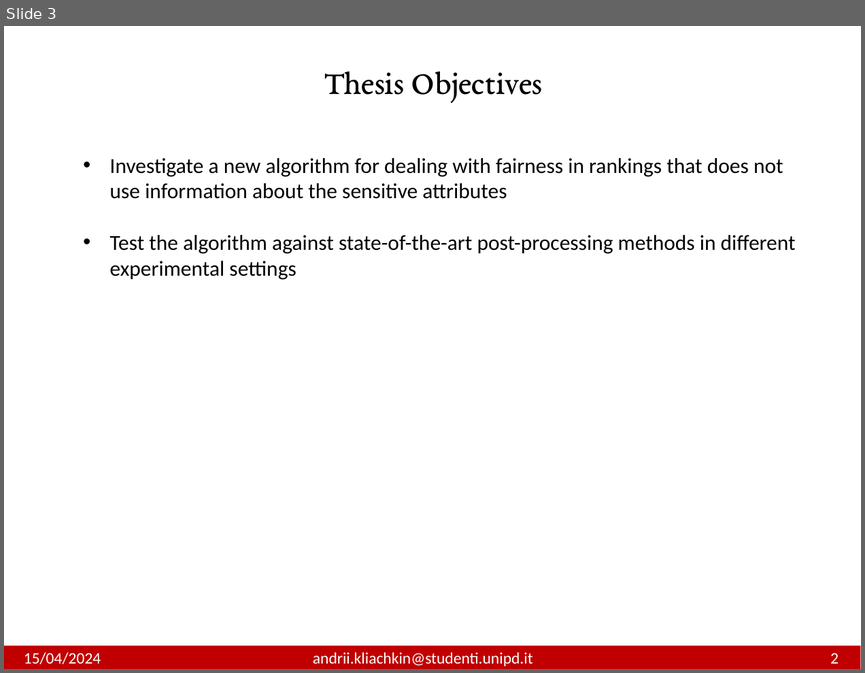
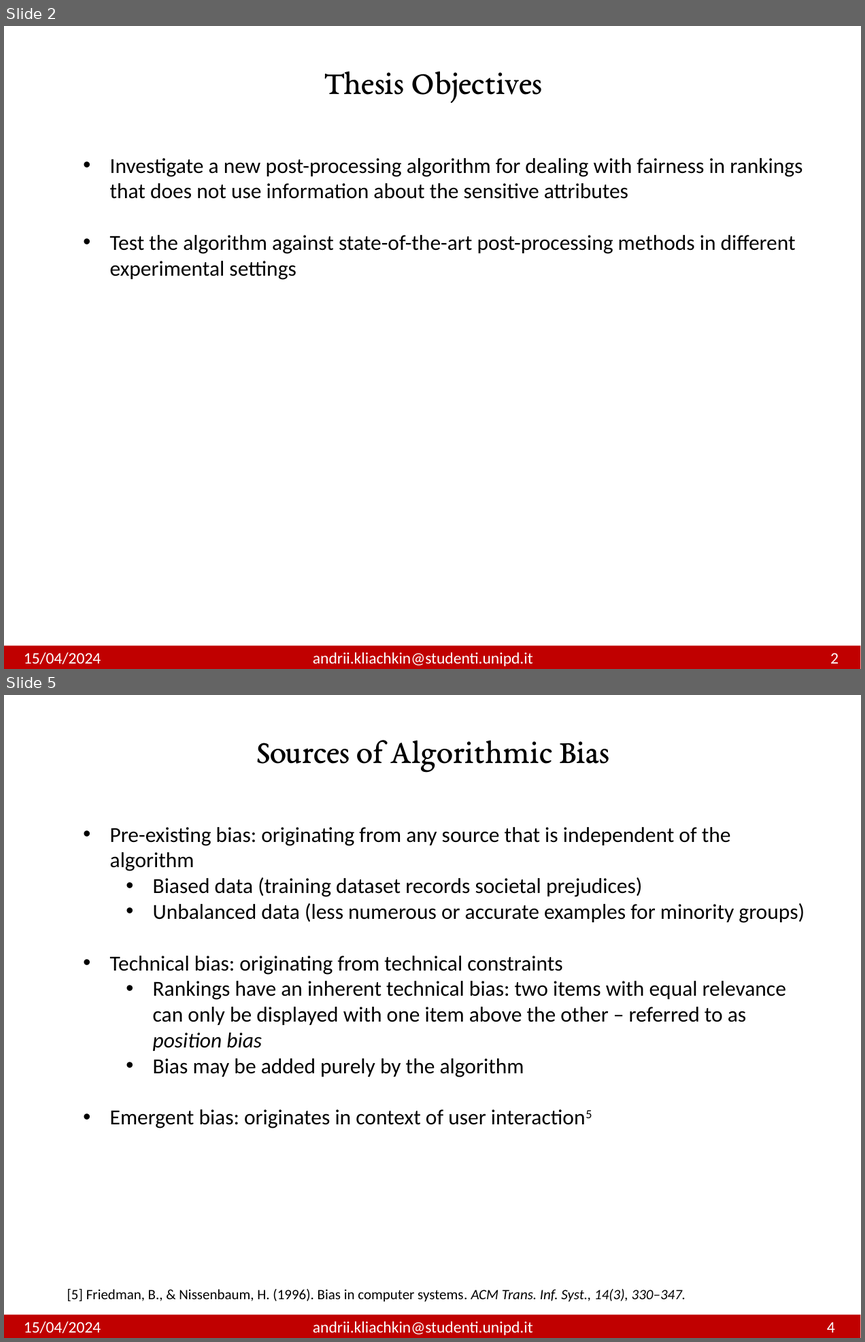
Before and after one commit to andrewklayk/unipd_thesis, a slide deck: AndriiKliachkin.pptx. Shown one above the other, each under a label of ours: slide 3 before the commit, slides 2 and 5 after it; the slides between them are not shown. The pictures are 865x673 and 865x1342 pixels, drawn with LibreOffice and Linux fonts; fonts in the diff are those of the drawing. Boxes give left, top, right and bottom in pixels: in the first picture for what was removed or moved away, otherwise in the second. Text is boxed around its words. In the diff, an @@ line names an element or a change of style, - is before the commit and + after.

```diff
--- a/AndriiKliachkin.pptx
+++ b/AndriiKliachkin.pptx
@@ slide 5 added at (4,695,861,1338), background #FFFFFF @@
@@ text added at (256,740,609,772), 28 pt, text #000000 @@
+Sources of Algorithmic Bias
@@ text added at (110,827,804,1128), 18 pt, text #000000 @@
+• Pre-existing bias: originating from any source that is independent of the algorithm
+  • Biased data (training dataset records societal prejudices)
+  • Unbalanced data (less numerous or accurate examples for minority groups)
+• Technical bias: originating from technical constraints
+  • Rankings have an inherent technical bias: two items with equal relevance can only be displayed with one item above the other – referred to as position bias
+  • Bias may be added purely by the algorithm
+• Emergent bias: originates in context of user interaction5
@@ text added at (67,1289,686,1302), 12 pt, text #000000 @@
+[5] Friedman, B., & Nissenbaum, H. (1996). Bias in computer systems. ACM Trans. Inf. Syst., 14(3), 330–347.
@@ rectangle added at (4,1314,861,1338), fill #C00000 @@
@@ text added at (24,1321,835,1335), 13.5 pt, text #FFFFFF @@
+15/04/2024 andrii.kliachkin@studenti.unipd.it 4
@@ what was slide 3 is now slide 2 @@
@@ slide 2 changed as well @@
@@ text at (110,158,802,199): text changed @@
-• Investigate a new algorithm for dealing with fairness in rankings that does not use information about the sensitive attributes
+• Investigate a new post-processing algorithm for dealing with fairness in rankings that does not use information about the sensitive attributes
```
Also in this commit, not shown: 20 other slides changed, 6 other slides added, 4 slides removed, 9 other files.
